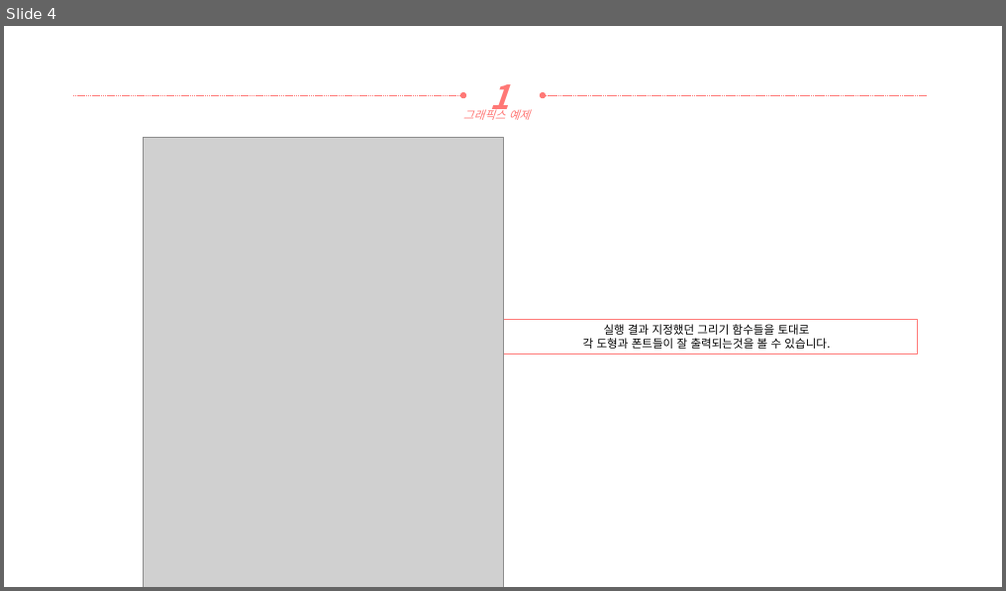
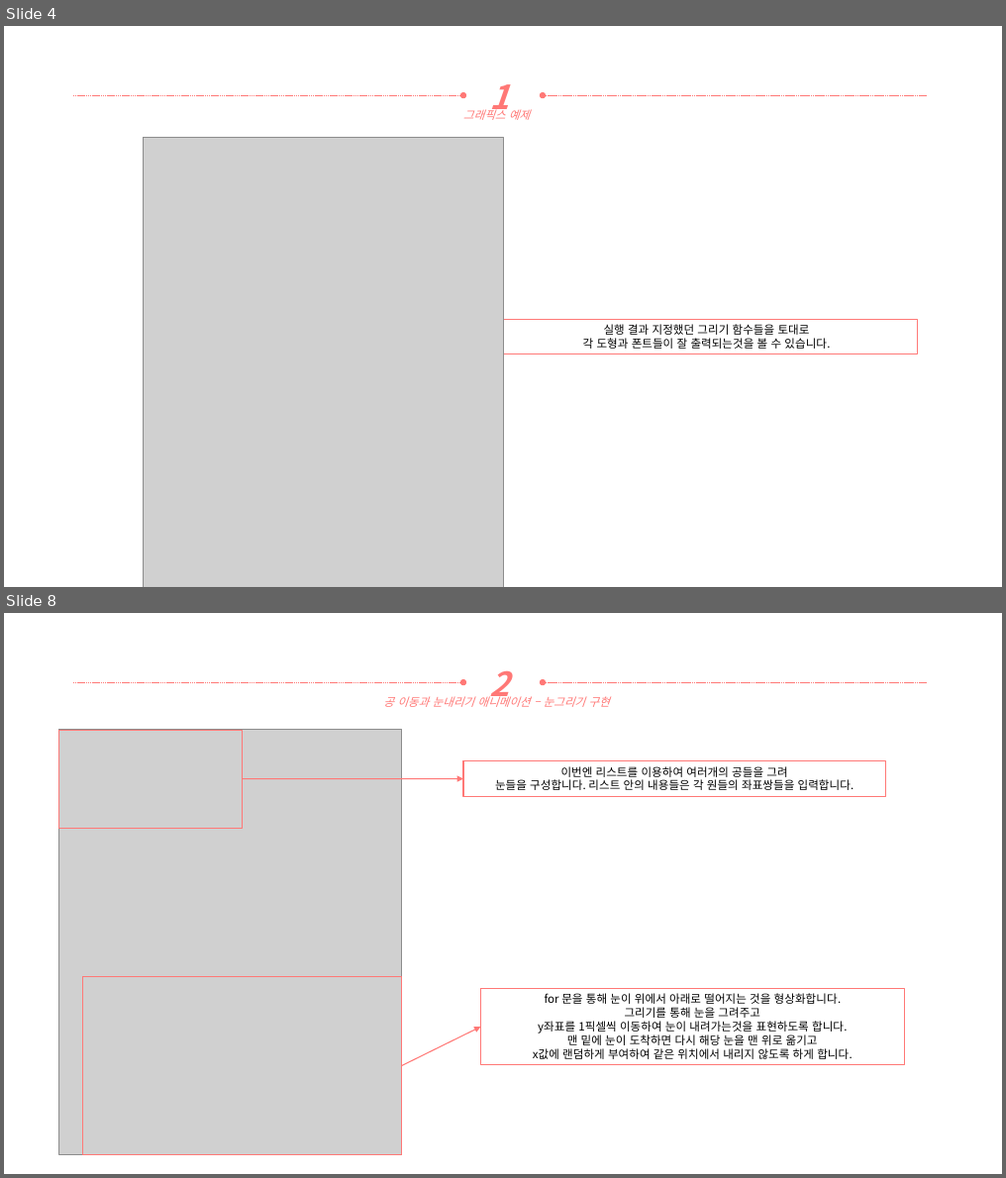
Before and after one commit to yooatom2200/Programing_Base_2, a slide deck: 12장/20164091-송희령-12장 과제.pptx. Shown one above the other, each under a label of ours: slide 4 before the commit, slides 4 and 8 after it; the slides between them are not shown. The pictures are 1006x591 and 1006x1178 pixels, drawn with LibreOffice and Linux fonts; fonts in the diff are those of the drawing; grey boxes stand for pictures. Boxes give left, top, right and bottom in pixels: in the first picture for what was removed or moved away, otherwise in the second. Text is boxed around its words. In the diff, an @@ line names an element or a change of style, - is before the commit and + after.

```diff
--- a/12장/20164091-송희령-12장 과제.pptx
+++ b/12장/20164091-송희령-12장 과제.pptx
@@ slide 8 added at (4, 613, 1002, 1174), background #FFFFFF @@
@@ text added at (490, 671, 510, 706), 32 pt, text #FF7876, bold, italic @@
+2
@@ arrow added from (73, 682) to (463, 682), #FF7876 0.5 pt dashed @@
@@ text added at (383, 694, 609, 707), 11 pt, text #FF7876, italic @@
+공 이동과 눈내리기 애니메이션 – 눈그리기 구현
@@ arrow added from (927, 682) to (543, 682), #FF7876 0.5 pt dashed @@
@@ picture added at (59, 730, 402, 1155) @@
@@ rectangle added at (59, 730, 243, 828), outline #FF7876 1 pt @@
@@ arrow added from (243, 779) to (463, 779), #FF7876 1 pt @@
@@ rectangle added at (463, 761, 886, 796), outline #FF7876 1 pt, 11 pt, text #000000 @@
+이번엔 리스트를 이용하여 여러개의 공들을 그려
+눈들을 구성합니다. 리스트 안의 내용들은 각 원들의 좌표쌍들을 입력합니다.
@@ rectangle added at (83, 977, 402, 1155), outline #FF7876 1 pt @@
@@ rectangle added at (481, 989, 905, 1065), outline #FF7876 1 pt, 11 pt, text #000000 @@
+for 문을 통해 눈이 위에서 아래로 떨어지는 것을 형상화합니다.
+그리기를 통해 눈을 그려주고
+y좌표를 1픽셀씩 이동하여 눈이 내려가는것을 표현하도록 합니다.
+맨 밑에 눈이 도착하면 다시 해당 눈을 맨 위로 옮기고
+x값에 랜덤하게 부여하여 같은 위치에서 내리지 않도록 하게 합니다.
@@ arrow added from (402, 1065) to (481, 1027), #FF7876 1 pt @@
```
Also in this commit, not shown: 4 other slides added, 1 other file.
